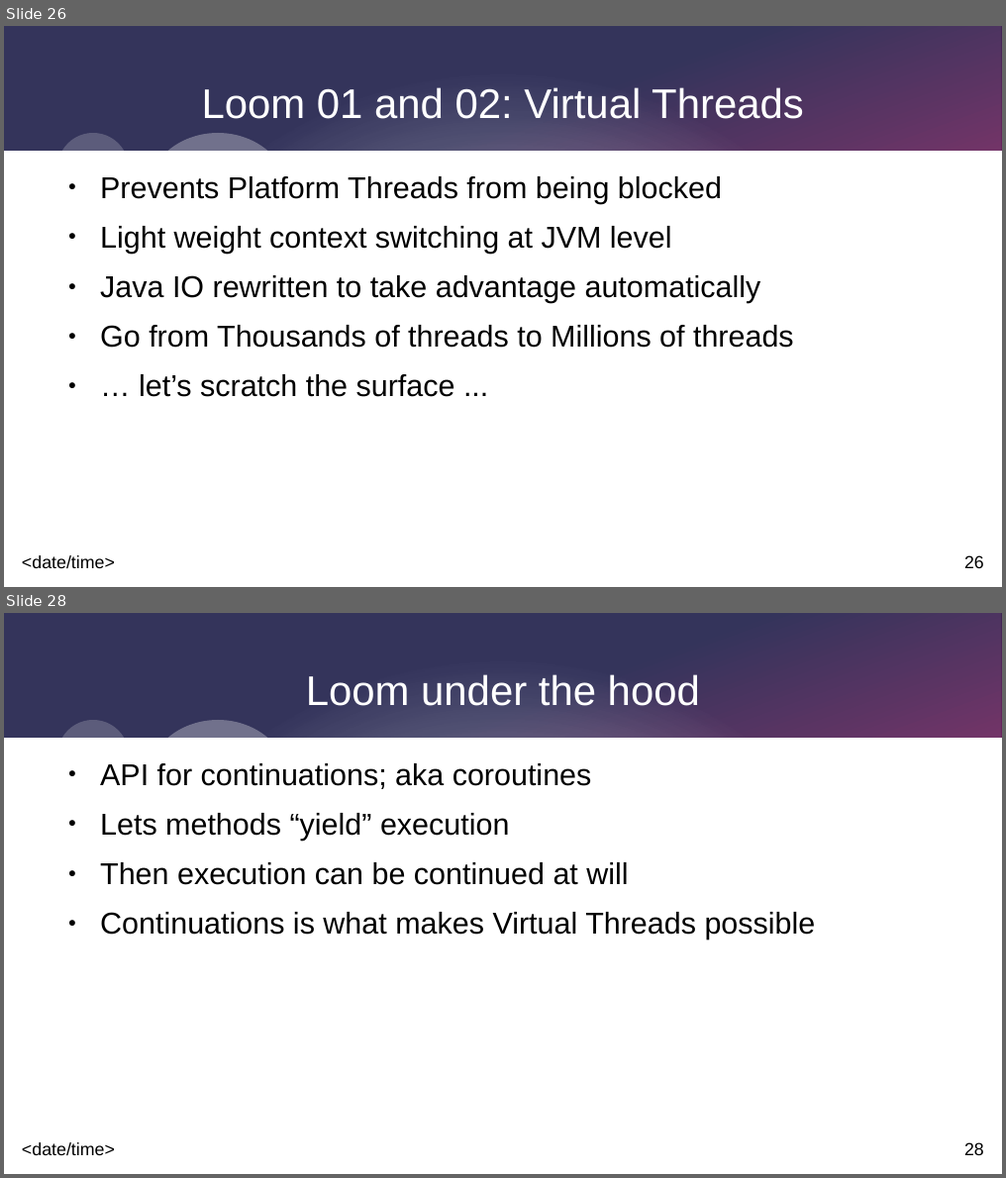
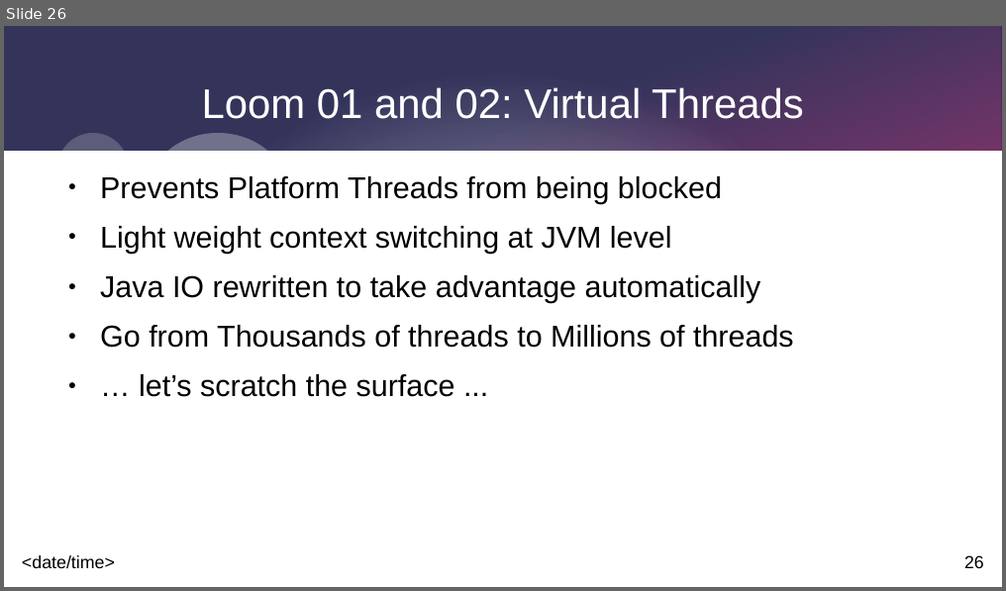
Before and after one commit to johnnyegel/Talk_JavaLatestAndGreatest, a slide deck: Presentation/JavaLatestAndGreatest.odp. Shown one above the other, each under a label of ours: slides 26 and 28 before the commit, slide 26 after it; the slides between them are not shown. The pictures are 1006x1178 and 1006x591 pixels, drawn with LibreOffice and Linux fonts; fonts in the diff are those of the drawing. Boxes give left, top, right and bottom in pixels: in the first picture for what was removed or moved away, otherwise in the second. Text is boxed around its words. In the diff, an @@ line names an element or a change of style, - is before the commit and + after.

```diff
--- a/Presentation/JavaLatestAndGreatest.odp
+++ b/Presentation/JavaLatestAndGreatest.odp
@@ slide 28 removed at <box>4,613,1002,1174</box>, background #FFFFFF; not listed: 9 template elements that a slide beside it also shows @@
@@ title removed at <box>306,674,700,706</box> @@
-Loom under the hood
@@ text removed at <box>100,763,816,940</box> @@
-● API for continuations; aka coroutines
-● Lets methods “yield” execution
-● Then execution can be continued at will
-● Continuations is what makes Virtual Threads possible
```
Also in this commit, not shown: 1 slide changed, 2 slides added, 31 other files.
